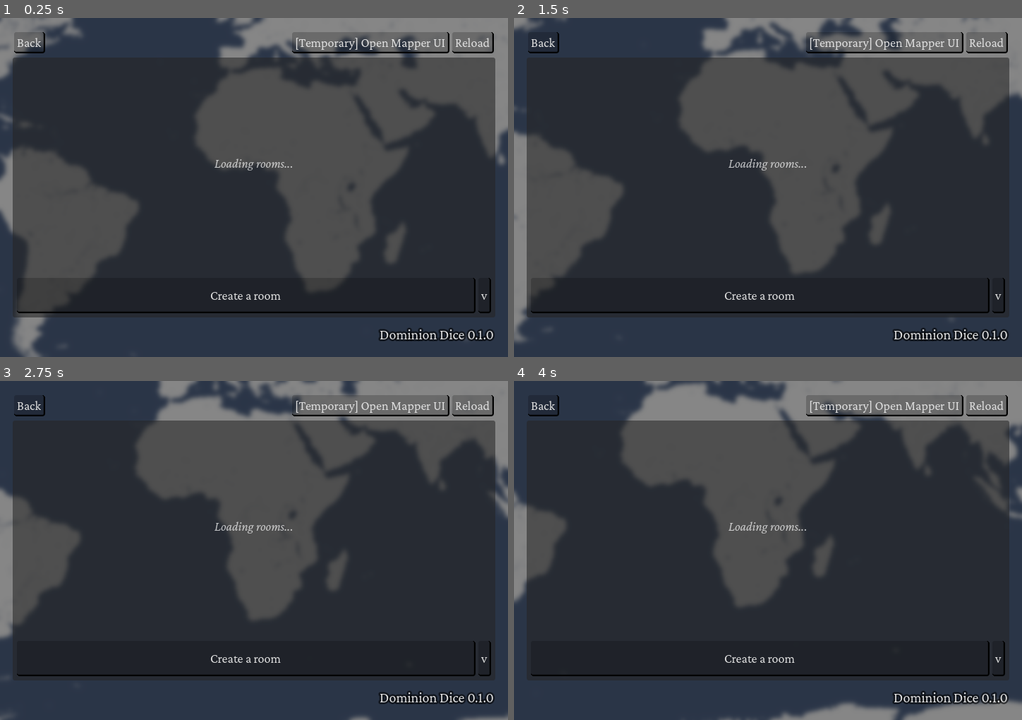
Above: before the commit, frames 1-4 (two rows, left to right).
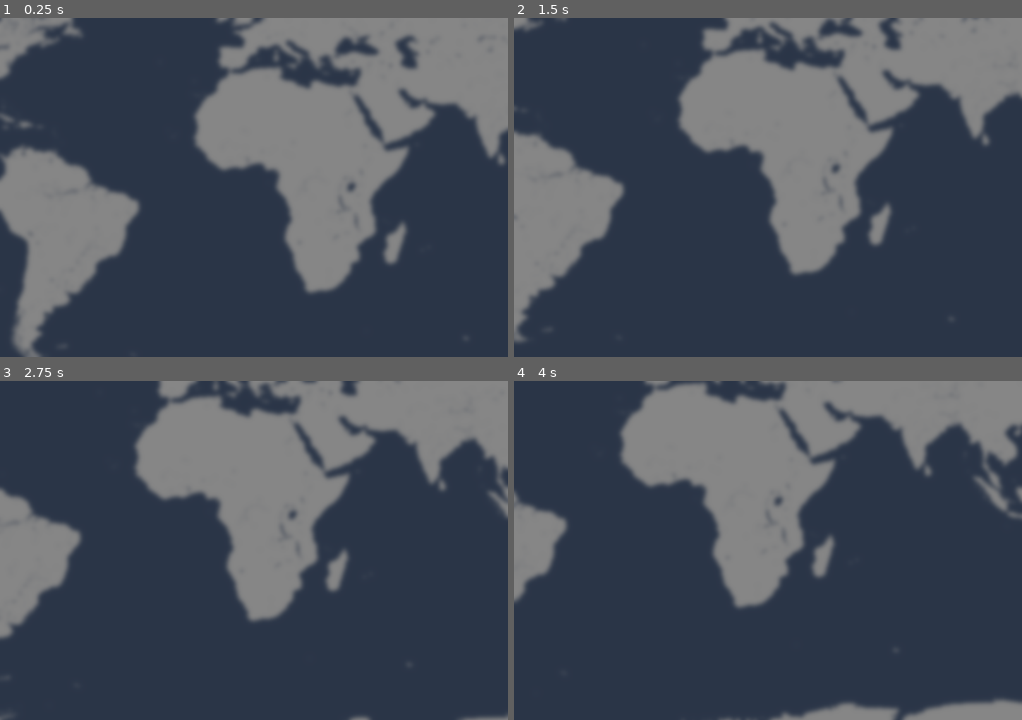
Above: after the commit, the same moments.

Repository: anywhereco/heredita-client
Game: Godot game, scene res://scenes/main_menu/main.tscn
Two runs of this game, one before a commit and one after it. Both use one fixed random seed, a clock stepped at 60 frames per second and the inputs below. Before the commit the project starts from res://scenes/lobby/lobby.tscn.
Inputs (mouse positions are in pixels of both pictures, inside the frame that each line leads up to):
- Up to frame 1 (0.25 s): no input
- Up to frame 2 (1.5 s): move the mouse to (879, 170) at 0.52 s; hold Right (move_right) 0.53-1.28 s; hold Mouse wheel up (zoom_in) 0.53-1.28 s; click (879, 170) at 0.67 s; tap Space (jump) at 0.77 s; move the mouse to (666, 204) at 1.27 s; hold Down (move_backwards) from 1.28 s (still down); tap Mouse wheel down (zoom_out) at 1.35 s
- Up to frame 3 (2.75 s): tap Space (jump) at 1.52 s; move the mouse to (304, 475) at 2.02 s; release Down (move_backwards) at 2.03 s; hold Right (move_right) from 2.03 s (still down); hold Mouse wheel up (zoom_in) from 2.03 s (still down)
- Up to frame 4 (4 s): move the mouse to (742, 618) at 2.77 s; release Right (move_right) at 2.78 s; release Mouse wheel up (zoom_in) at 2.78 s; hold Up (move_forwards) 2.78-3.53 s; tap Mouse wheel down (zoom_out) at 2.85 s; click (742, 618) at 2.92 s; tap Space (jump) at 3.02, 3.77 s; move the mouse to (920, 601) at 3.52 s; hold Left (move_left) from 3.53 s (still down); hold Mouse wheel up (zoom_in) from 3.53 s (still down)

The runs differ from the first frame. In frame 1, 42% of the frame differs, in the area x 2-98%, y 4-96%; in frame 2, 39%; in frame 3, 35%; in frame 4, 31%.
Error before the commit: Parse Error: Identifier "HTML5FileDialog" not declared in the current scope. (res://libraries/ui/image_picker_button/image_picker_button.gd:20)

Commit message:
movin things

Diff:
--- a/scenes/lobby/lobby.tscn
+++ /dev/null
@@ -1,10 +0,0 @@
-[gd_scene load_steps=3 format=3 uid="uid://bxwiva1eghxgy"]
-
-[ext_resource type="PackedScene" uid="uid://beoi88qrdnbyd" path="res://scenes/lobby/background/background.tscn" id="1_1ig7j"]
-[ext_resource type="PackedScene" uid="uid://co8osnbupcqjm" path="res://scenes/lobby/foreground/foreground.tscn" id="2_ukx7c"]
-
-[node name="Lobby" type="Node2D"]
-
-[node name="Background" parent="." instance=ExtResource("1_1ig7j")]
-
-[node name="Foreground" parent="." instance=ExtResource("2_ukx7c")]
--- a/scenes/lobby/background/background.tscn
+++ b/scenes/main_menu/background/background.tscn
@@ -1,8 +1,8 @@
 [gd_scene load_steps=4 format=3 uid="uid://beoi88qrdnbyd"]
 
 [ext_resource type="Texture2D" uid="uid://do2qcumlvx0lo" path="res://assets/map.png" id="2_8m88j"]
-[ext_resource type="Script" uid="uid://dxgcl420di8oi" path="res://scenes/lobby/background/panning_camera.gd" id="3_8m88j"]
-[ext_resource type="Script" uid="uid://c4ugj058n2pkx" path="res://scenes/lobby/background/map_scaler.gd" id="3_c6isf"]
+[ext_resource type="Script" uid="uid://dxgcl420di8oi" path="res://scenes/main_menu/background/panning_camera.gd" id="3_8m88j"]
+[ext_resource type="Script" uid="uid://c4ugj058n2pkx" path="res://scenes/main_menu/background/map_scaler.gd" id="3_c6isf"]
 
 [node name="Background" type="Node2D"]
 
--- a/scenes/lobby/foreground/foreground.gd
+++ b/scenes/main_menu/foreground.gd
@@ -1,5 +1,6 @@
 extends CanvasLayer
 
+@onready var switch_element: Control = $SwitchElement
 
 func _ready() -> void:
 	Prompts.override_ui = self
--- a/scenes/lobby/foreground/foreground.tscn
+++ b/scenes/main_menu/foreground.tscn
@@ -1,8 +1,7 @@
-[gd_scene load_steps=5 format=3 uid="uid://co8osnbupcqjm"]
+[gd_scene load_steps=4 format=3 uid="uid://co8osnbupcqjm"]
 
-[ext_resource type="Script" uid="uid://cqvgxydjyce6p" path="res://scenes/lobby/foreground/foreground.gd" id="1_hbrfk"]
-[ext_resource type="Shader" uid="uid://h6ps2oq513j8" path="res://scenes/lobby/foreground/background_blur.gdshader" id="1_t71vb"]
-[ext_resource type="PackedScene" uid="uid://cww8q0kd7eghb" path="res://scenes/lobby/foreground/rooms.tscn" id="3_3knor"]
+[ext_resource type="Script" uid="uid://cqvgxydjyce6p" path="res://scenes/main_menu/foreground.gd" id="1_hbrfk"]
+[ext_resource type="Shader" uid="uid://h6ps2oq513j8" path="res://scenes/main_menu/pages/room_list/background_blur.gdshader" id="1_t71vb"]
 
 [sub_resource type="ShaderMaterial" id="ShaderMaterial_crsvy"]
 shader = ExtResource("1_t71vb")
@@ -29,6 +28,3 @@
 anchor_bottom = 1.0
 grow_horizontal = 2
 grow_vertical = 2
-
-[node name="Rooms" parent="SwitchElement" instance=ExtResource("3_3knor")]
-layout_mode = 1
--- /dev/null
+++ b/scenes/main_menu/main.tscn
@@ -0,0 +1,10 @@
+[gd_scene load_steps=3 format=3 uid="uid://bxwiva1eghxgy"]
+
+[ext_resource type="PackedScene" uid="uid://beoi88qrdnbyd" path="res://scenes/main_menu/background/background.tscn" id="1_1ig7j"]
+[ext_resource type="PackedScene" uid="uid://co8osnbupcqjm" path="res://scenes/main_menu/foreground.tscn" id="2_ukx7c"]
+
+[node name="Lobby" type="Node2D"]
+
+[node name="Background" parent="." instance=ExtResource("1_1ig7j")]
+
+[node name="Foreground" parent="." instance=ExtResource("2_ukx7c")]
--- a/scenes/lobby/foreground/room/RoomTemplate.tscn
+++ b/scenes/main_menu/pages/room_list/room/RoomTemplate.tscn
@@ -1,6 +1,6 @@
 [gd_scene load_steps=6 format=3 uid="uid://cfjumnaqf88s3"]
 
-[ext_resource type="Script" uid="uid://pbhpujwitt4d" path="res://scenes/lobby/foreground/room/room_template.gd" id="1_e4a6s"]
+[ext_resource type="Script" uid="uid://pbhpujwitt4d" path="res://scenes/main_menu/pages/room_list/room/room_template.gd" id="1_e4a6s"]
 [ext_resource type="FontVariation" uid="uid://buqkj6hkhmhax" path="res://assets/font/_variants/proitalics450.tres" id="1_iyd2h"]
 
 [sub_resource type="LabelSettings" id="LabelSettings_iyd2h"]
--- a/scenes/lobby/foreground/rooms.tscn
+++ b/scenes/main_menu/pages/room_list/rooms.tscn
@@ -1,14 +1,14 @@
 [gd_scene load_steps=13 format=3 uid="uid://cww8q0kd7eghb"]
 
 [ext_resource type="Texture2D" uid="uid://c1kanb7wy7l6u" path="res://assets/logo.png" id="1_u72k2"]
-[ext_resource type="Script" uid="uid://bo7jlrc3hs4b5" path="res://scenes/lobby/foreground/keep_logo_size.gd" id="2_ad10x"]
-[ext_resource type="Script" uid="uid://iwdjjxhxn5pa" path="res://scenes/lobby/foreground/temporary_mapper_opener.gd" id="3_lh7oj"]
-[ext_resource type="Script" uid="uid://bwliltv76v13d" path="res://scenes/lobby/foreground/reload.gd" id="4_em73g"]
-[ext_resource type="Script" uid="uid://ccm6h71syvpb" path="res://scenes/lobby/foreground/roomhandler.gd" id="5_2ry5b"]
+[ext_resource type="Script" uid="uid://bo7jlrc3hs4b5" path="res://scenes/main_menu/pages/room_list/keep_logo_size.gd" id="2_ad10x"]
+[ext_resource type="Script" uid="uid://iwdjjxhxn5pa" path="res://scenes/main_menu/pages/room_list/temporary_mapper_opener.gd" id="3_lh7oj"]
+[ext_resource type="Script" uid="uid://bwliltv76v13d" path="res://scenes/main_menu/pages/room_list/reload.gd" id="4_em73g"]
+[ext_resource type="Script" uid="uid://ccm6h71syvpb" path="res://scenes/main_menu/pages/room_list/roomhandler.gd" id="5_2ry5b"]
 [ext_resource type="FontVariation" uid="uid://buqkj6hkhmhax" path="res://assets/font/_variants/proitalics450.tres" id="6_8mxs2"]
-[ext_resource type="Script" uid="uid://dmr78u6gtdkfg" path="res://scenes/lobby/foreground/new_room/instantiate_room.gd" id="7_myu5w"]
+[ext_resource type="Script" uid="uid://dmr78u6gtdkfg" path="res://scenes/main_menu/pages/room_list/new_room/instantiate_room.gd" id="7_myu5w"]
 [ext_resource type="FontVariation" uid="uid://hwc3xdnlf3ke" path="res://assets/font/_variants/pro450.tres" id="8_iouc7"]
-[ext_resource type="Script" uid="uid://dyad1l4xw802a" path="res://scenes/lobby/foreground/debug_info.gd" id="9_kpbv2"]
+[ext_resource type="Script" uid="uid://dyad1l4xw802a" path="res://scenes/main_menu/pages/room_list/debug_info.gd" id="9_kpbv2"]
 
 [sub_resource type="StyleBoxFlat" id="StyleBoxFlat_3knor"]
 content_margin_left = 4.0
Renamed: scenes/lobby/background/map_scaler.gd -> scenes/main_menu/background/map_scaler.gd
Renamed: scenes/lobby/background/map_scaler.gd.uid -> scenes/main_menu/background/map_scaler.gd.uid
Renamed: scenes/lobby/background/panning_camera.gd -> scenes/main_menu/background/panning_camera.gd
Renamed: scenes/lobby/background/panning_camera.gd.uid -> scenes/main_menu/background/panning_camera.gd.uid
Renamed: scenes/lobby/foreground/foreground.gd.uid -> scenes/main_menu/foreground.gd.uid
Renamed: scenes/lobby/foreground/background_blur.gdshader -> scenes/main_menu/pages/room_list/background_blur.gdshader
Renamed: scenes/lobby/foreground/background_blur.gdshader.uid -> scenes/main_menu/pages/room_list/background_blur.gdshader.uid
Renamed: scenes/lobby/foreground/debug_info.gd -> scenes/main_menu/pages/room_list/debug_info.gd
Renamed: scenes/lobby/foreground/debug_info.gd.uid -> scenes/main_menu/pages/room_list/debug_info.gd.uid
Renamed: scenes/lobby/foreground/keep_logo_size.gd -> scenes/main_menu/pages/room_list/keep_logo_size.gd
Renamed: scenes/lobby/foreground/keep_logo_size.gd.uid -> scenes/main_menu/pages/room_list/keep_logo_size.gd.uid
Renamed: scenes/lobby/foreground/new_room/NewRoomPrompt.tscn -> scenes/main_menu/pages/room_list/new_room/NewRoomPrompt.tscn
(and 10 more such lines)
